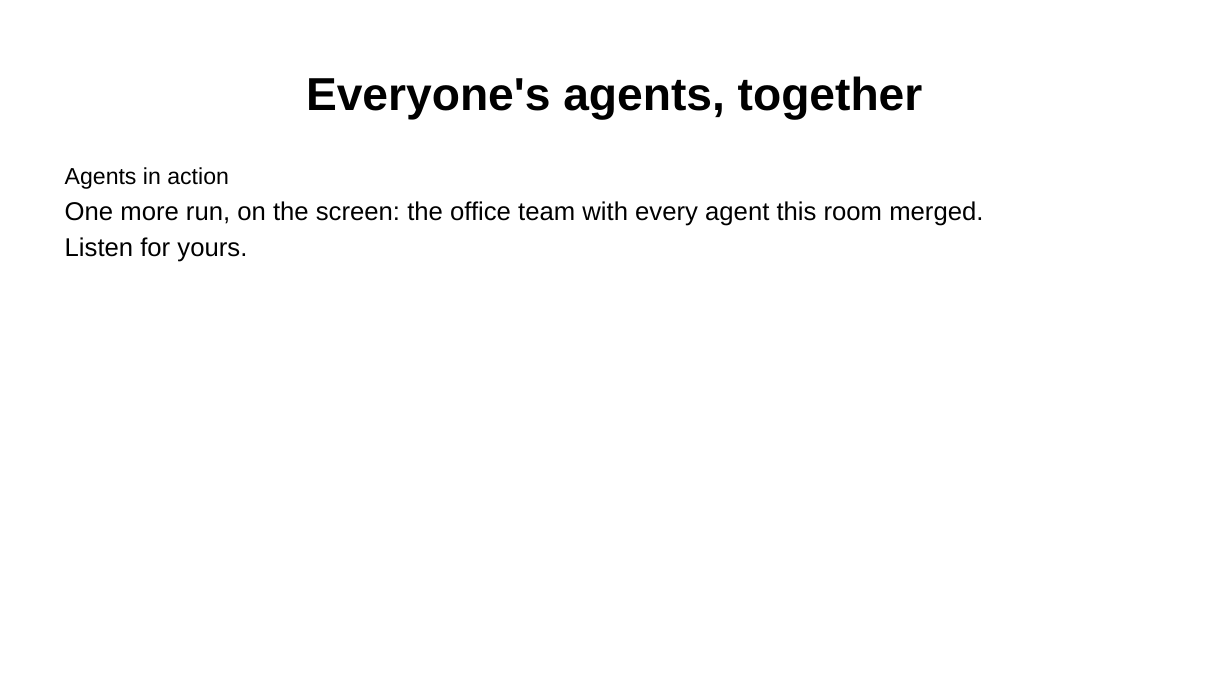
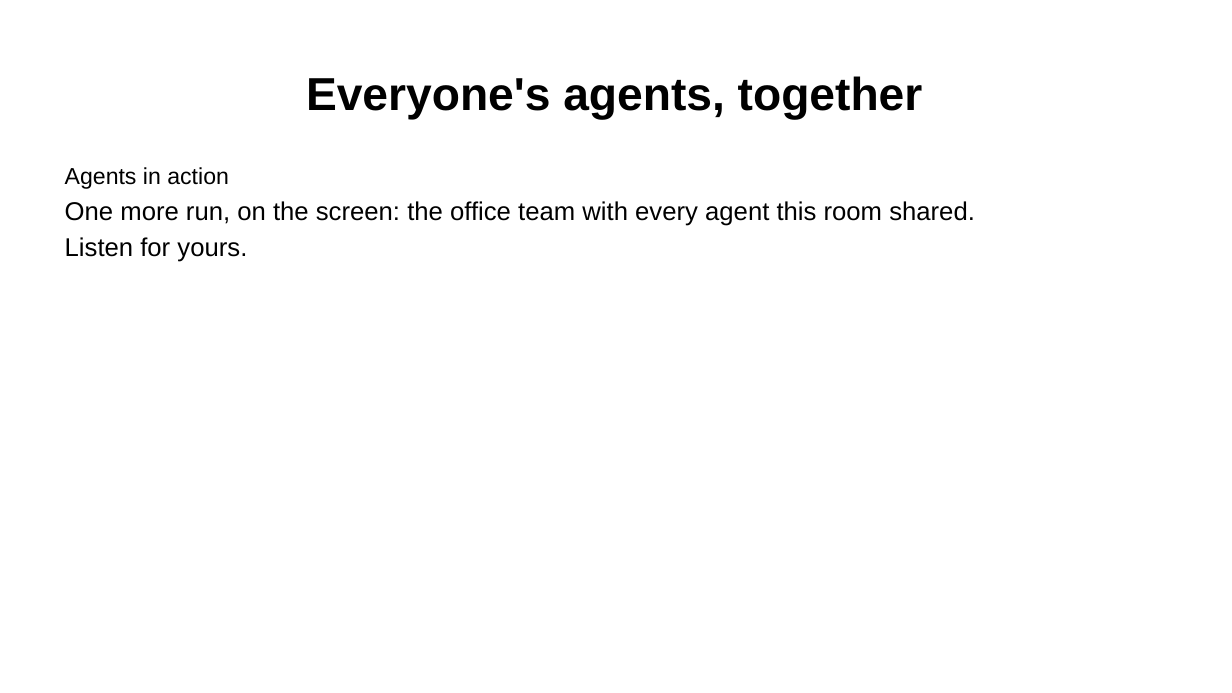
Before and after one commit to Community-Access/glow, a slide deck: slide 23 of docs/ahg-2026/slides.pptx. Drawn at 1232x693 pixels with LibreOffice and Linux fonts; fonts in the diff are those of the drawing. Boxes give left, top, right and bottom in pixels: in the first picture for what was removed or moved away, otherwise in the second. Text is boxed around its words. In the diff, an @@ line names an element or a change of style, - is before the commit and + after.

```diff
--- a/docs/ahg-2026/slides.pptx
+++ b/docs/ahg-2026/slides.pptx
@@ text at (65, 201, 975, 226): text changed @@
-One more run, on the screen: the office team with every agent this room merged.
+One more run, on the screen: the office team with every agent this room shared.
```
Also in this commit, not shown: 5 other slides changed, 54 other files.
